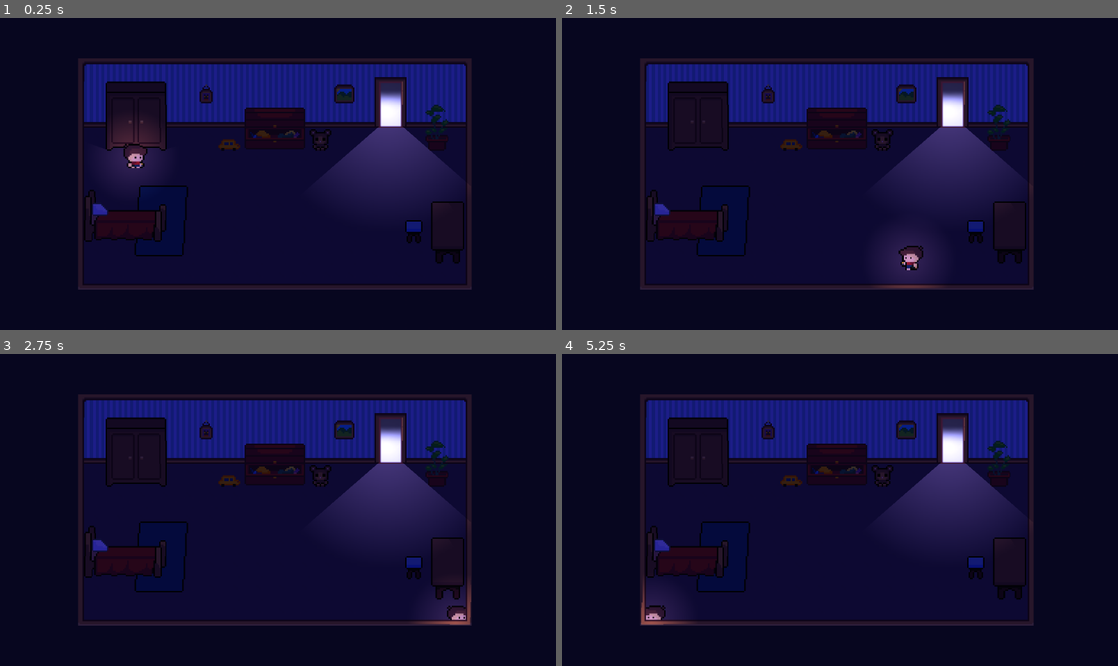
Above: before the commit, frames 1-4 (two rows, left to right).
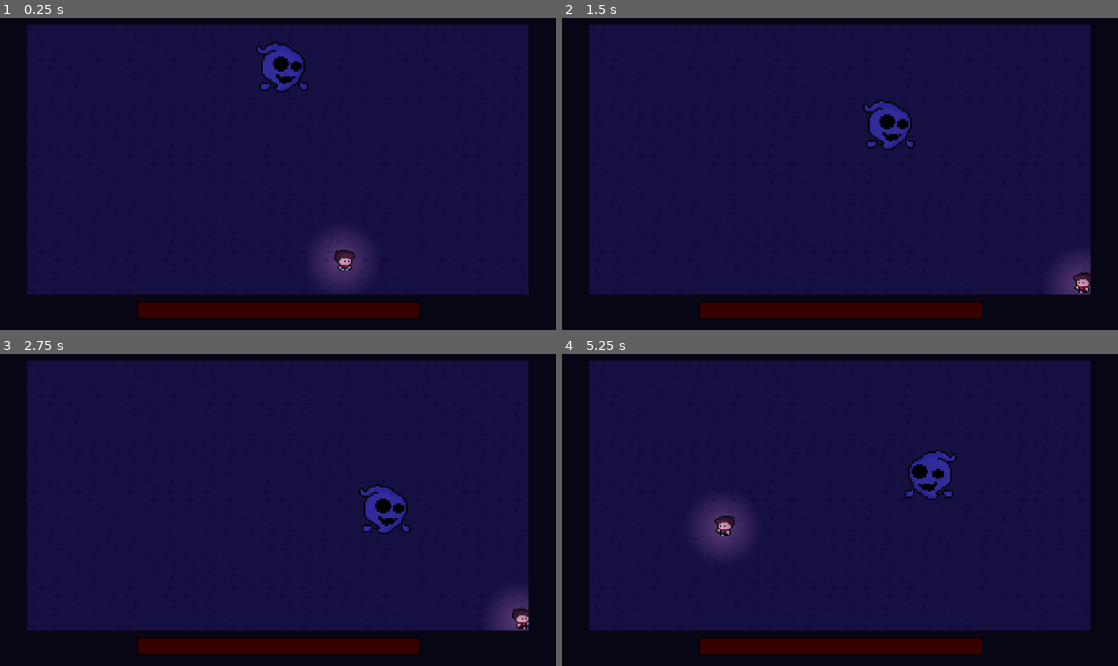
Above: after the commit, the same moments.

Repository: GabO-y/Game-Project_Comp.-Grafica
Game: Godot game, scene res://Cenas/House/House.tscn
The game is run twice, just before and just after one commit, with the same random seed, the same clock (stepped at 60 frames per second) and the same inputs. The engine's default icon, where the game draws it, is replaced by a stand-in: a white triangle on a blue panel in a dark square.
Inputs (mouse positions are in pixels of both pictures, inside the frame that each line leads up to):
- Up to frame 1 (0.25 s): no input
- Up to frame 2 (1.5 s): tap Enter at 0.5 s; move the mouse to (962, 158) at 0.52 s; hold Right (ui_right) 0.53-1.28 s; tap Space (dash) at 0.6, 1.35 s; move the mouse to (728, 189) at 1.27 s; hold Down (ui_down) from 1.28 s (still down)
- Up to frame 3 (2.75 s): move the mouse to (333, 441) at 2.02 s; release Down (ui_down) at 2.03 s; hold Right (ui_right) from 2.03 s (still down); tap Space (dash) at 2.1 s
- Up to frame 4 (5.25 s): move the mouse to (812, 572) at 2.77 s; release Right (ui_right) at 2.78 s; hold Up (ui_up) 2.78-3.53 s; tap Space (dash) every 0.75 s from 2.85 to 5.1 s; move the mouse to (1006, 556) at 3.52 s; hold Left (ui_left) 3.53-5.03 s; move the mouse to (673, 463) at 4.27 s; move the mouse to (867, 510) at 5.02 s; hold Down (ui_down) from 5.03 s (still down)

The runs differ from the first frame. In frame 1, 51% of the frame differs, in the area x 4-95%, y 2-97%; in frame 2, 50%; in frame 3, 50%; in frame 4, 52%.

Commit message:
correções de bugs

Diff:
--- a/Cenas/Enemie/Bosses/MegaGhost/MegaGhost.tscn
+++ b/Cenas/Enemie/Bosses/MegaGhost/MegaGhost.tscn
@@ -1,18 +1,60 @@
-[gd_scene load_steps=12 format=3 uid="uid://bts2u7o7pqcl6"]
+[gd_scene load_steps=15 format=3 uid="uid://bts2u7o7pqcl6"]
 
 [ext_resource type="Script" uid="uid://brtdje67lgfn4" path="res://Cenas/Enemie/Bosses/MegaGhost/mega_ghost.gd" id="1_xlh7a"]
+[ext_resource type="Texture2D" uid="uid://bqh5hf6cggxvu" path="res://Assets/Enemies/MegaGhost (Boss))/spr_boss_modelo.png" id="2_0lw7i"]
 [ext_resource type="Script" uid="uid://b2pi0hl5dhvrm" path="res://Cenas/Enemie/Bosses/MegaGhost/rays_to_wall.gd" id="2_redsd"]
 [ext_resource type="Script" uid="uid://cawflp5ogyjva" path="res://Cenas/Enemie/Bosses/MegaGhost/locals.gd" id="9_oiqga"]
 
+[sub_resource type="AtlasTexture" id="AtlasTexture_2oh6i"]
+atlas = ExtResource("2_0lw7i")
+region = Rect2(32, 0, 32, 32)
+
+[sub_resource type="AtlasTexture" id="AtlasTexture_0lw7i"]
+atlas = ExtResource("2_0lw7i")
+region = Rect2(32, 32, 32, 32)
+
+[sub_resource type="AtlasTexture" id="AtlasTexture_7r3iy"]
+atlas = ExtResource("2_0lw7i")
+region = Rect2(0, 0, 32, 32)
+
+[sub_resource type="AtlasTexture" id="AtlasTexture_klga1"]
+atlas = ExtResource("2_0lw7i")
+region = Rect2(0, 32, 32, 32)
+
 [sub_resource type="SpriteFrames" id="SpriteFrames_xlh7a"]
-
-[sub_resource type="Gradient" id="Gradient_2h161"]
-offsets = PackedFloat32Array(0.966667, 0.988889, 1)
-colors = PackedColorArray(0, 0, 0, 1, 0.75, 0.75, 0.75, 1, 1, 1, 1, 1)
-
-[sub_resource type="GradientTexture2D" id="GradientTexture2D_redsd"]
-gradient = SubResource("Gradient_2h161")
-fill_from = Vector2(0.558405, 0.481481)
+animations = [{
+"frames": [{
+"duration": 1.0,
+"texture": SubResource("AtlasTexture_2oh6i")
+}],
+"loop": true,
+"name": &"left",
+"speed": 5.0
+}, {
+"frames": [{
+"duration": 1.0,
+"texture": SubResource("AtlasTexture_0lw7i")
+}],
+"loop": true,
+"name": &"left_back",
+"speed": 5.0
+}, {
+"frames": [{
+"duration": 1.0,
+"texture": SubResource("AtlasTexture_7r3iy")
+}],
+"loop": true,
+"name": &"right",
+"speed": 5.0
+}, {
+"frames": [{
+"duration": 1.0,
+"texture": SubResource("AtlasTexture_klga1")
+}],
+"loop": true,
+"name": &"right_back",
+"speed": 5.0
+}]
 
 [sub_resource type="CircleShape2D" id="CircleShape2D_xlh7a"]
 radius = 22.0
@@ -33,12 +75,12 @@
 [sub_resource type="RectangleShape2D" id="RectangleShape2D_xlh7a"]
 size = Vector2(42, 42)
 
-[node name="MegaGhost" type="Node2D" node_paths=PackedStringArray("attack_area", "attack_collision", "form_attack", "timer", "timer_damage_bar", "vertical_mid_spawn_1", "vertical_mid_spawn_2", "horizontal_mid_spawn_1", "horizontal_mid_spawn_2", "locals", "body", "anim")]
+[node name="MegaGhost" type="Node2D" node_paths=PackedStringArray("attack_area", "attack_collision", "form_attack", "special_attack_timer", "timer_damage_bar", "vertical_mid_spawn_1", "vertical_mid_spawn_2", "horizontal_mid_spawn_1", "horizontal_mid_spawn_2", "locals", "body", "anim")]
 script = ExtResource("1_xlh7a")
 attack_area = NodePath("CharacterBody2D/AtackArea")
 attack_collision = NodePath("CharacterBody2D/AtackArea/Attack_collisiion")
 form_attack = NodePath("CharacterBody2D/AtackArea/PointAttack")
-timer = NodePath("SpecialAttackTimer")
+special_attack_timer = NodePath("SpecialAttackTimer")
 timer_damage_bar = NodePath("CheckBarDamage")
 vertical_mid_spawn_1 = NodePath("CharacterBody2D/PointsMidSpwan/Vertical1")
 vertical_mid_spawn_2 = NodePath("CharacterBody2D/PointsMidSpwan/Vertical2")
@@ -53,11 +95,10 @@
 [node name="CharacterBody2D" type="CharacterBody2D" parent="."]
 
 [node name="AnimatedSprite2D" type="AnimatedSprite2D" parent="CharacterBody2D"]
+texture_filter = 1
+scale = Vector2(1.34375, 1.34375)
 sprite_frames = SubResource("SpriteFrames_xlh7a")
-
-[node name="TempSprite" type="Sprite2D" parent="CharacterBody2D"]
-scale = Vector2(0.65625, 0.65625)
-texture = SubResource("GradientTexture2D_redsd")
+animation = &"left"
 
 [node name="CollisionShape2D" type="CollisionShape2D" parent="CharacterBody2D"]
 shape = SubResource("CircleShape2D_xlh7a")
@@ -117,7 +158,7 @@
 target_position = Vector2(0, -25)
 
 [node name="SpecialAttackTimer" type="Timer" parent="."]
-wait_time = 0.1
+wait_time = 10.0
 autostart = true
 
 [node name="CheckBarDamage" type="Timer" parent="."]
--- a/Cenas/Enemie/Bosses/MegaGhost/mega_ghost.gd
+++ b/Cenas/Enemie/Bosses/MegaGhost/mega_ghost.gd
@@ -5,7 +5,7 @@
 @export var attack_area: Area2D
 @export var attack_collision: CollisionPolygon2D
 @export var form_attack: Node2D
-@export var timer: Timer
+@export var special_attack_timer: Timer
 @export var is_stop: bool
 @export var life_bar: ProgressBar
 @export var damage_bar: ProgressBar
@@ -16,6 +16,7 @@
 @export var horizontal_mid_spawn_2: Marker2D
 @export var center_to_split: Marker2D
 @export var locals: LocalVar
+
 
 #pra verificar se esta dando o ataque especial
 var on_special_attack = false
@@ -68,10 +69,6 @@
 
 func _ready() -> void:
 
-
-
-	#Globals.connect_safe(locals.emerge_boss, _on_locals_emerge_boss)
-
 	attack_area.body_entered.connect(_entrered_attack_area)
 	attack_area.body_exited.connect(_exit_attack_area)
 
@@ -83,6 +80,8 @@
 	super._ready()
 
 func _process(delta: float) -> void:
+
+	animation_logic()
 
 	if emerge_boos:
 		if modulate.a < 1:
@@ -187,8 +186,8 @@
 
 func attack_ghost_run():
 
-	body.collision_layer = 1 << 5
-	body.collision_mask = 1 << 5
+	body.collision_layer = Globals.collision_map["special_attack_area_megaghost"]
+	body.collision_mask = Globals.collision_map["special_attack_area_megaghost"]
 
 	is_running_attack = true
 
@@ -233,6 +232,8 @@
 		is_continue_toward = true
 
 	if dir_special_attack == Vector2.ZERO or is_continue_toward:
+		if last_dir_special == null or last_dir_special == Vector2.ZERO:
+			last_dir_special = body.global_position.direction_to(Globals.player.player_body.global_position)
 		dir_special_attack = last_dir_special
 	else:
 		last_dir_special = dir_special_attack
@@ -312,12 +313,12 @@
 		body.collision_mask = 0
 
 func refrash_setup():
-	body.collision_layer = 1
-	body.collision_mask = 1
+	body.collision_layer = Globals.collision_map["no_player_but_damage"]
+	body.collision_mask =  Globals.collision_map["no_player_but_damage"]
 	start_special = false
 	on_special_attack = false
-	timer.stop()
-	timer.start()
+	special_attack_timer.stop()
+	special_attack_timer.start()
 	is_stop = false
 	is_running_attack = false
 	is_continue_toward = false
@@ -353,6 +354,7 @@
 	timer_damage_bar.start()
 
 func _start_special_attack() -> void:
+	special_attack_timer.wait_time = 3 + int(randf() * 10)
 	start_special_attack()
 
 func apply_special_damage(pla: Player):
@@ -397,4 +399,23 @@
 	available_special_attacks.erase(attack)
 	return attack
 
+func animation_logic():
+
+	if on_special_attack:
+		dir = dir_special_attack
+
+	var play: String
+
+	if dir.x > 0:
+		play += "right"
+	elif dir.x < 0:
+		play += "left"
+
+	if dir.y < 0:
+		play += "_back"
+
+
+
+	anim.play(play)
+
 signal _take_damages
--- a/Cenas/Enemie/enemy.gd
+++ b/Cenas/Enemie/enemy.gd
@@ -98,7 +98,6 @@
 	await death_animation()
 	queue_free()
 
-
 func drop_logic():
 
 	if !is_active: return
--- a/Cenas/House/house.gd
+++ b/Cenas/House/house.gd
@@ -10,7 +10,7 @@
 
 	Globals.player = player
 
-	Globals.set_initial_room("SafeRoom")
+	Globals.set_initial_room("MegaGhostRoom")
 
 	Globals.enable_room()
 
--- a/Cenas/Rooms/MegaGhostRoom/MegaGhostRoom.tscn
+++ b/Cenas/Rooms/MegaGhostRoom/MegaGhostRoom.tscn
@@ -85,8 +85,8 @@
 shape = SubResource("RectangleShape2D_2wnqr")
 
 [node name="RightColl" type="Area2D" parent="."]
-collision_layer = 255
-collision_mask = 255
+collision_layer = 128
+collision_mask = 128
 
 [node name="CollisionShape2D" type="CollisionShape2D" parent="RightColl"]
 position = Vector2(450, 3)
--- a/Cenas/Rooms/MegaGhostRoom/mega_ghost_room.gd
+++ b/Cenas/Rooms/MegaGhostRoom/mega_ghost_room.gd
@@ -34,6 +34,10 @@
 		else:
 			if fan.body.global_position.distance_to(Globals.player.player_body.global_position) < 40:
 				attr["dir"] = attr["last_dir"]
+
+				if attr["dir"] or attr["dir"] == Vector2.ZERO:
+					attr["dir"] = fan.body.global_position.direction_to(Globals.player.player_body.global_position)
+
 				attr["is_continue_toward"] = true
 			else:
 				attr["dir"] = fan.body.global_position.direction_to(Globals.player.player_body.global_position)
@@ -123,8 +127,8 @@
 
 		fantasm.tree_entered.connect(
 			func():
-				fantasm.body.collision_mask = 1 << 4
-				fantasm.body.collision_layer = 1 << 4
+				fantasm.body.collision_mask = Globals.collision_map["special_attack_area_megaghost"]
+				fantasm.body.collision_layer = Globals.collision_map["special_attack_area_megaghost"]
 				fantasm.is_running_attack = true
 
 				fantasm.add_to_group("attack_queue")
@@ -135,7 +139,7 @@
 
 func running_fantasms(fan: Enemy):
 
-	fan.body.collision_layer = 2
+	fan.body.collision_layer = Globals.collision_map["special_attack_area_megaghost"]
 
 	var dir: Vector2 = fan.body.global_position.direction_to(Globals.player.player_body.global_position)
 
--- a/Cenas/Rooms/RoomManager/RoomManager.tscn
+++ b/Cenas/Rooms/RoomManager/RoomManager.tscn
@@ -20,7 +20,9 @@
 [node name="Hallway1" parent="Rooms" instance=ExtResource("3_ufchu")]
 
 [node name="SafeRoom" parent="Rooms" instance=ExtResource("2_rqem0")]
+visible = false
 
 [node name="MiniRoom" parent="Rooms" instance=ExtResource("4_ctr5e")]
+visible = false
 
 [node name="MegaGhostRoom" parent="Rooms" instance=ExtResource("5_0aayb")]
--- a/globals.gd
+++ b/globals.gd
@@ -21,7 +21,8 @@
 
 var collision_map = {
 	"no_player_but_damage" : 1 << 3,
-	"enemy" : 1 << 2
+	"enemy" : 1 << 2,
+	"special_attack_area_megaghost" : 1 << 7
 }
 
 var ene_in_crash_attack: Array[Enemy]
Binary file added: Assets/Enemies/MegaGhost (Boss))/spr_boss_modelo.png
Not shown, added: Assets/Enemies/MegaGhost (Boss))/spr_boss_modelo.png.import
